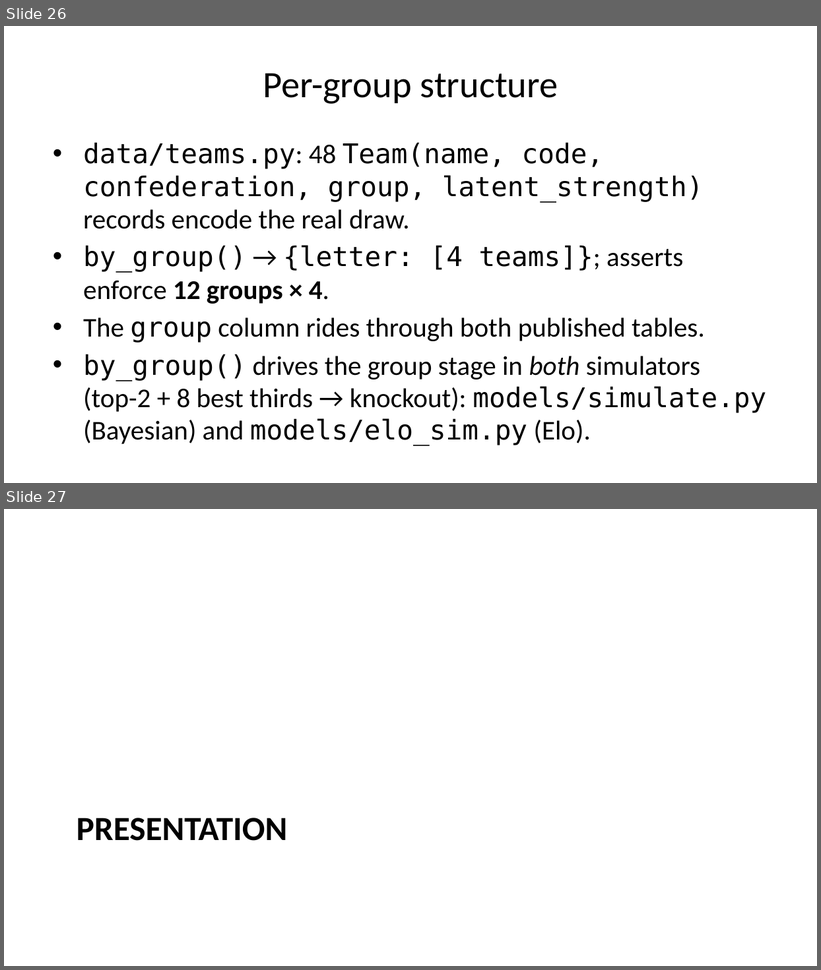
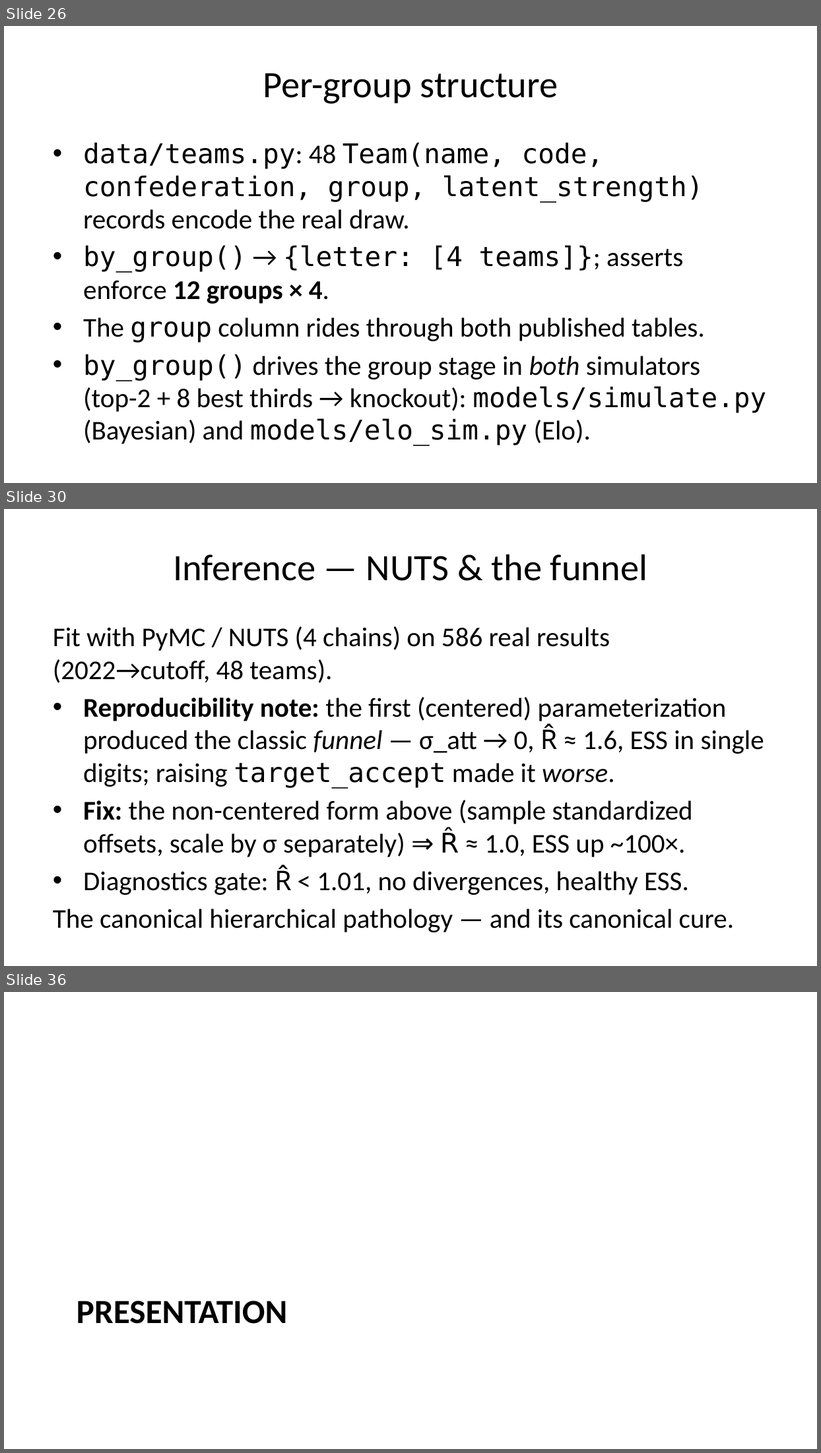
Before and after one commit to mariaob1201/2026wc-analytics, a slide deck: docs/data_pipeline_slides.pptx. Shown one above the other, each under a label of ours: slides 26 and 27 before the commit, slides 26, 30 and 36 after it; the slides between them are not shown. The pictures are 821x970 and 821x1453 pixels, drawn with LibreOffice and Linux fonts; fonts in the diff are those of the drawing. Boxes give left, top, right and bottom in pixels: in the first picture for what was removed or moved away, otherwise in the second. Text is boxed around its words. In the diff, an @@ line names an element or a change of style, - is before the commit and + after.

```diff
--- a/docs/data_pipeline_slides.pptx
+++ b/docs/data_pipeline_slides.pptx
@@ slide 30 added at (4,509,817,966), background #FFFFFF @@
@@ title added at (173,554,648,581), 33 pt, text #000000 @@
+Inference — NUTS & the funnel
@@ text added at (53,626,764,933), 24 pt, text #000000 @@
+Fit with PyMC / NUTS (4 chains) on 586 real results (2022→cutoff, 48 teams).
+• Reproducibility note: the first (centered) parameterization produced the classic funnel — σ_att → 0, R̂ ≈ 1.6, ESS in single digits; raising target_accept made it worse.
+• Fix: the non-centered form above (sample standardized offsets, scale by σ separately) ⇒ R̂ ≈ 1.0, ESS up ~100×.
+• Diagnostics gate: R̂ < 1.01, no divergences, healthy ESS.
+The canonical hierarchical pathology — and its canonical cure.
@@ what was slide 27 is now slide 36 @@
```
Also in this commit, not shown: 8 other slides added, 2 other files.
